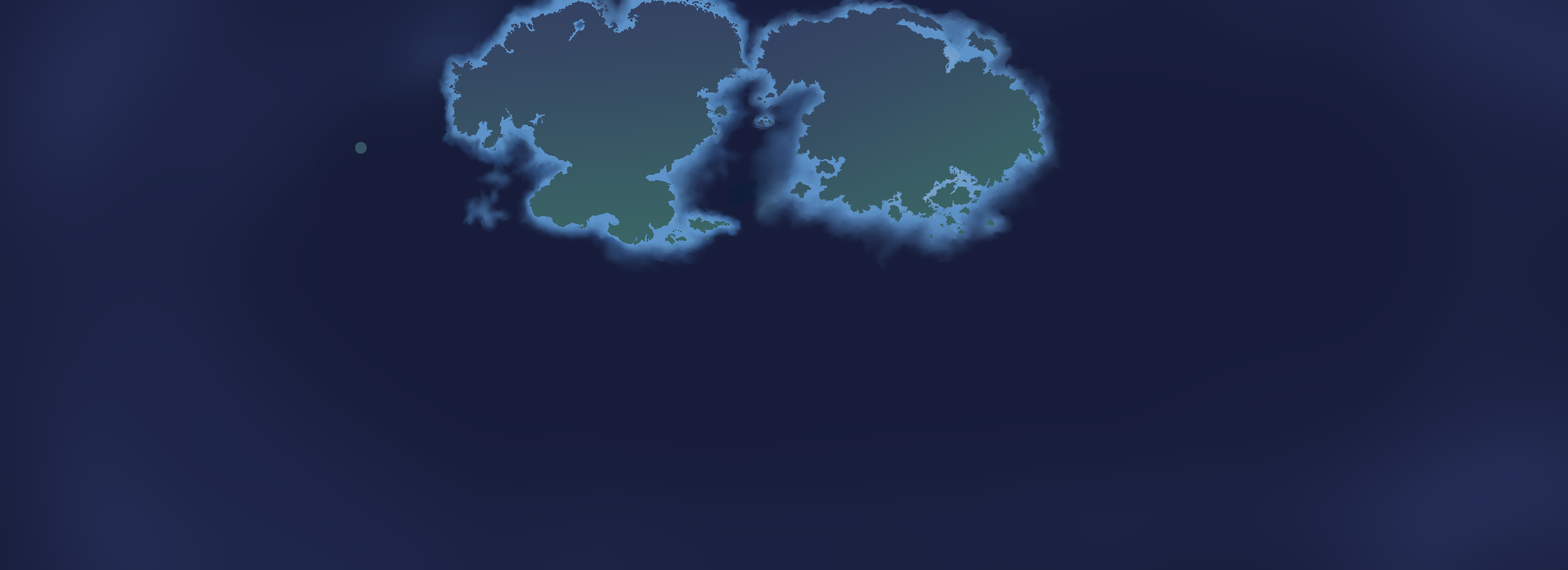
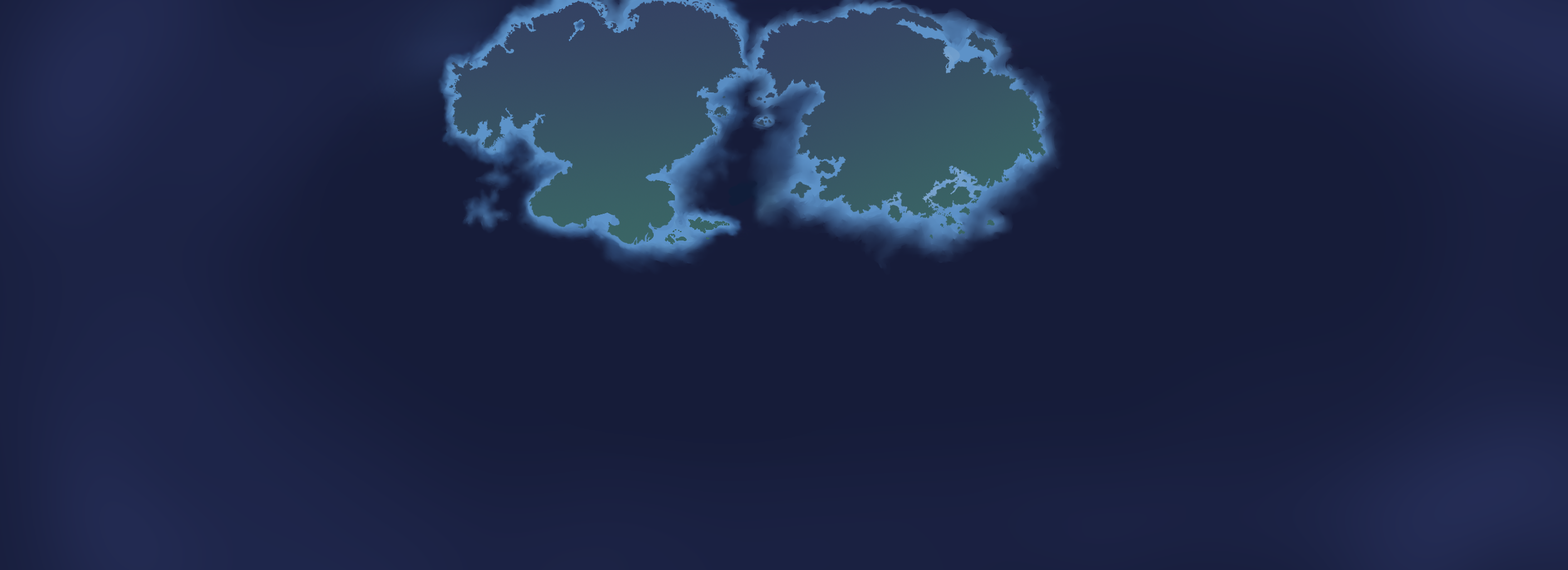
Layers edited between the first and the second 1568x570 image:
painted on "provinces" over [355, 141, 367, 155]
painted on "Background" over [443, 0, 748, 251]
